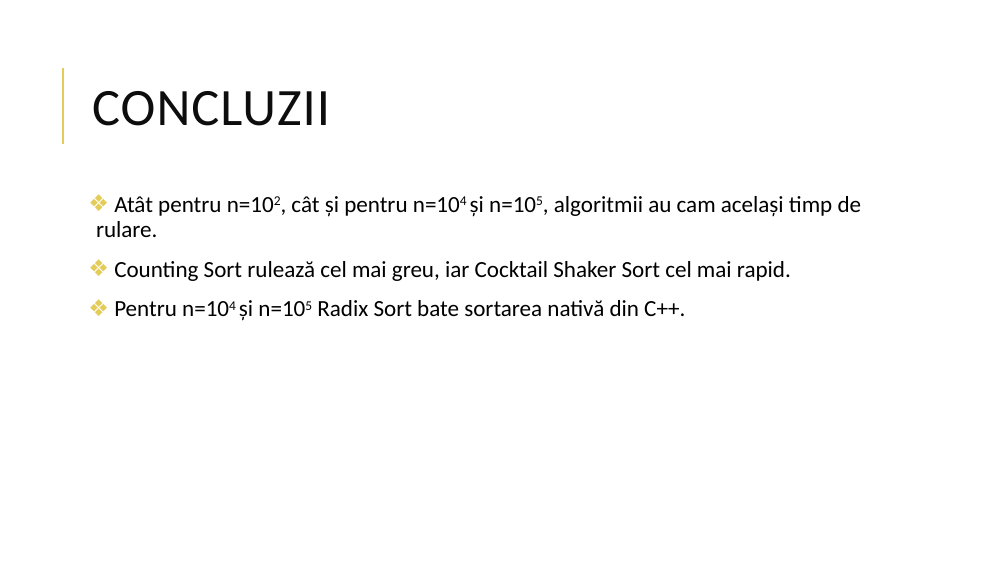
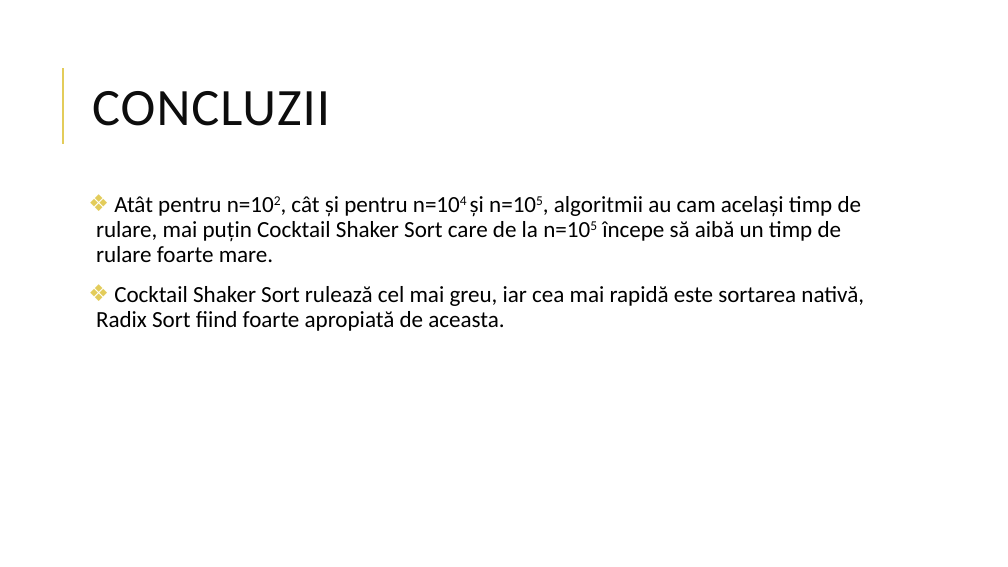
Before and after one commit to ralucarogoza/SD, a slide deck: slide 12 of prezentare.pptx. Drawn at 1008x567 pixels with LibreOffice and Linux fonts; fonts in the diff are those of the drawing. Boxes give left, top, right and bottom in pixels: in the first picture for what was removed or moved away, otherwise in the second. Text is boxed around its words. In the diff, an @@ line names an element or a change of style, - is before the commit and + after.

```diff
--- a/prezentare.pptx
+++ b/prezentare.pptx
@@ text at (x1=96, y1=196, x2=864, y2=331): text changed @@
-❖ Atât pentru n=102, cât și pentru n=104 și n=105, algoritmii au cam același timp de rulare.
-❖ Counting Sort rulează cel mai greu, iar Cocktail Shaker Sort cel mai rapid.
-❖ Pentru n=104 și n=105 Radix Sort bate sortarea nativă din C++.
+❖ Atât pentru n=102, cât și pentru n=104 și n=105, algoritmii au cam același timp de rulare, mai puțin Cocktail Shaker Sort care de la n=105 începe să aibă un timp de rulare foarte mare.
+❖ Cocktail Shaker Sort rulează cel mai greu, iar cea mai rapidă este sortarea nativă, Radix Sort fiind foarte apropiată de aceasta.
```
Also in this commit, not shown: 7 other slides changed.
